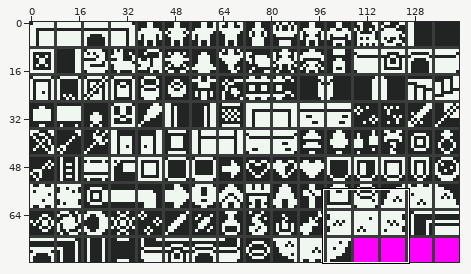
Sprite sheet -- SourceMaterial/monochrome_tilemap.png. Above: a wide view before the commit, with the close-up outlined.
Close-up. The starting point:
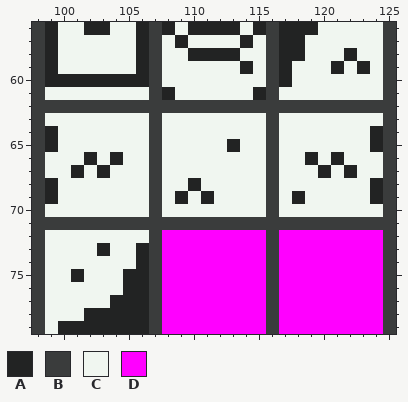
The file is 143x80 pixels. Shown: x 98..125, y 56..79.
Palette (. is transparent): A #222323  B #3a3c3c  C #f0f6f0  D #ff00ff
Pixels before, first column x 98:
56 BACCAACCABACAAAACABAAACCCCCB
57 BACCCCCCABCACCCCACBAACCCCCCB
58 BACCCCCCABCCAAAACCBAACCCACCB
59 BACCCCCCABCCCCCCACBACCCACACB
60 BAAAAAAAABCCCCCCCCBACCCCCCCB
61 BCCCCCCCCBACCCCCCABCCCCCCCCB
62 BBBBBBBBBBBBBBBBBBBBBBBBBBBB
63 BCCCCCCCCBCCCCCCCCBCCCCCCCCB
64 BACCCCCCCBCCCCCCCCBCCCCCCCAB
65 BACCCCCCCBCCCCCACCBCCCCCCCAB
66 BCCCACACCBCCCCCCCCBCCACACCCB
67 BCCACACCCBCCCCCCCCBCCCACACCB
68 BACCCCCCCBCCACCCCCBCCCCCCCAB
69 BACCCCCCCBCACACCCCBCACCCCCAB
70 BCCCCCCCCBCCCCCCCCBCCCCCCCCB
71 BBBBBBBBBBBBBBBBBBBBBBBBBBBB
72 BCCCCCCCCBDDDDDDDDBDDDDDDDDB
73 BCCCCACCABDDDDDDDDBDDDDDDDDB
74 BCCCCCCCABDDDDDDDDBDDDDDDDDB
75 BCCACCCAABDDDDDDDDBDDDDDDDDB
76 BCCCCCCAABDDDDDDDDBDDDDDDDDB
77 BCCCCCAAABDDDDDDDDBDDDDDDDDB
78 BCCCAAAAABDDDDDDDDBDDDDDDDDB
79 BCAAAAAAABDDDDDDDDBDDDDDDDDB
And afterwards:
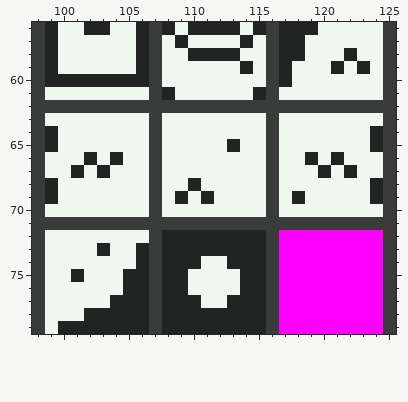
The exact change:
The edit turns colour D into colour A in rows 72 to 73 at x 108 to 115; in row 74 at x 108 to 110 and 113 to 115; in rows 75 to 76 at x 108 to 109 and 114 to 115; in row 77 at x 108 to 110 and 113 to 115; in rows 78 to 79 at x 108 to 115.
The edit turns colour D into colour C in row 74 at x 111 to 112; in rows 75 to 76 at x 110 to 113; in row 77 at x 111 to 112.
Where, in picture pixels (left, top, right, bottom), the same in both close-ups:
changed: (162, 230, 266, 334)
